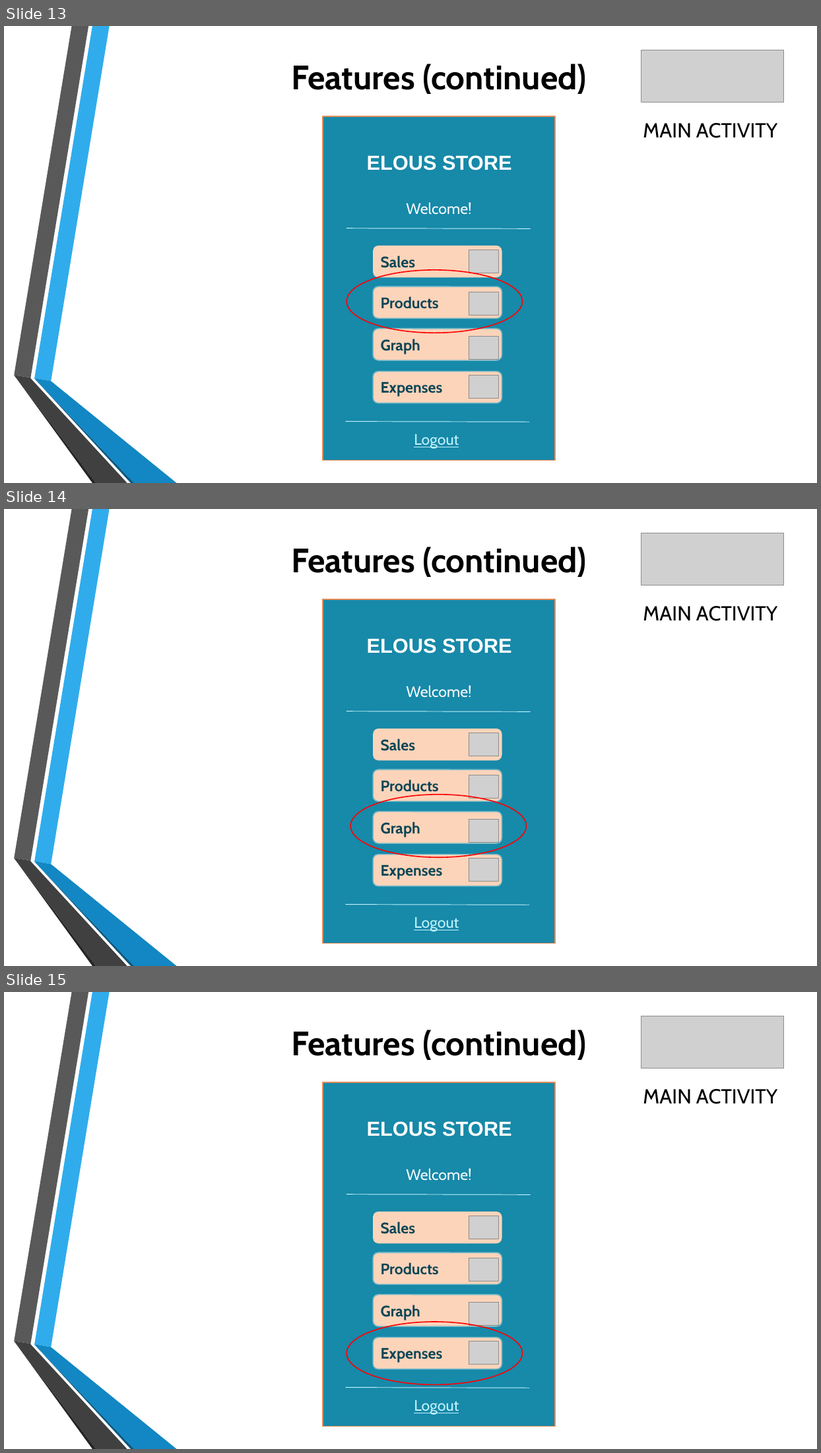
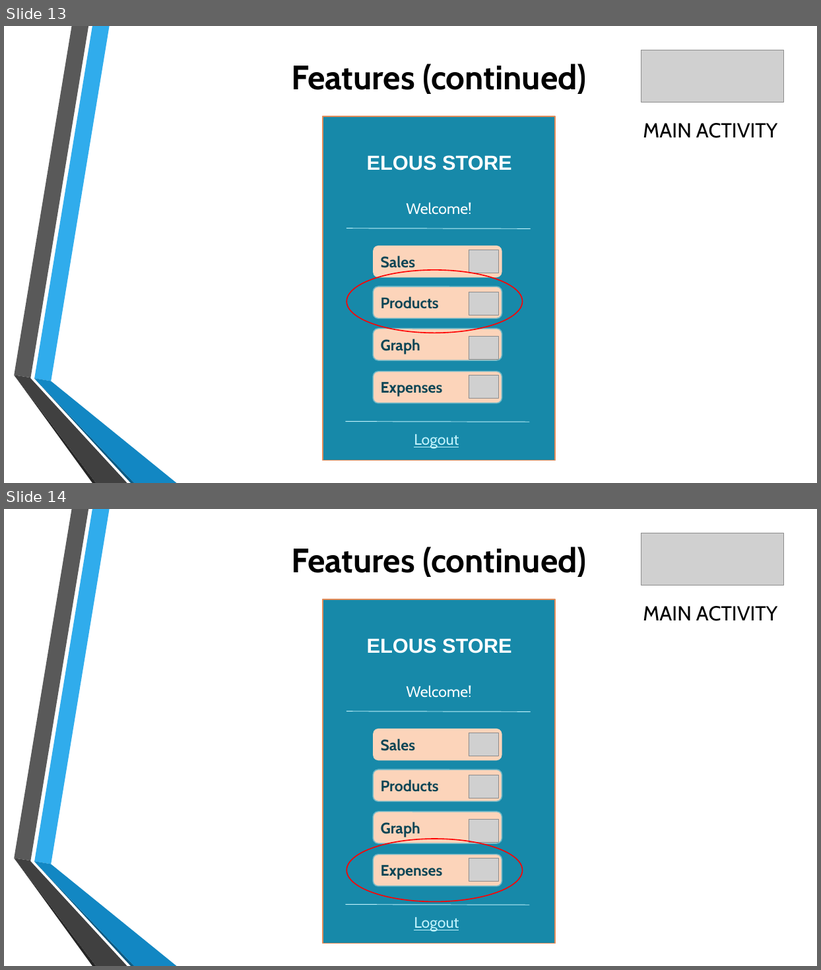
Before and after one commit to jgtadeo/Project--MOBAPPL, a slide deck: Mobile Application.pptx. Shown one above the other, each under a label of ours: slides 13, 14 and 15 before the commit, slides 13 and 14 after it. The pictures are 821x1453 and 821x970 pixels, drawn with LibreOffice and Linux fonts; fonts in the diff are those of the drawing; grey boxes stand for pictures; background and template pictures are left out. Boxes give left, top, right and bottom in pixels: in the first picture for what was removed or moved away, otherwise in the second. Text is boxed around its words. In the diff, an @@ line names an element or a change of style, - is before the commit and + after.

```diff
--- a/Mobile Application.pptx
+++ b/Mobile Application.pptx
@@ slide 14 removed at [4, 509, 817, 966], background picture (left out); not listed: 6 template elements that a slide beside it also shows @@
@@ title removed at [291, 547, 587, 577] @@
-Features (continued)
@@ picture removed at [642, 533, 783, 586] @@
@@ rectangle removed at [322, 599, 556, 944] @@
@@ text removed at [643, 606, 778, 621] @@
-MAIN ACTIVITY
@@ text removed at [367, 638, 512, 654] @@
-ELOUS STORE
@@ text removed at [406, 685, 471, 698] @@
-Welcome!
@@ line removed from (347, 712) to (531, 712) @@
@@ rounded rectangle removed at [373, 729, 502, 760] @@
-Sales
@@ picture removed at [469, 733, 498, 756] @@
@@ rounded rectangle removed at [373, 770, 502, 802] @@
-Products
@@ picture removed at [469, 776, 498, 799] @@
@@ ellipse removed at [350, 795, 526, 857] @@
@@ rounded rectangle removed at [373, 811, 502, 843] @@
-Graph
@@ picture removed at [469, 819, 498, 843] @@
@@ rounded rectangle removed at [373, 855, 502, 887] @@
-Expenses
@@ picture removed at [469, 859, 498, 882] @@
@@ line removed from (346, 905) to (529, 906) @@
@@ text removed at [414, 918, 459, 932] @@
-Logout
@@ what was slide 15 is now slide 14 @@
```
Also in this commit, not shown: 1 slide changed.
